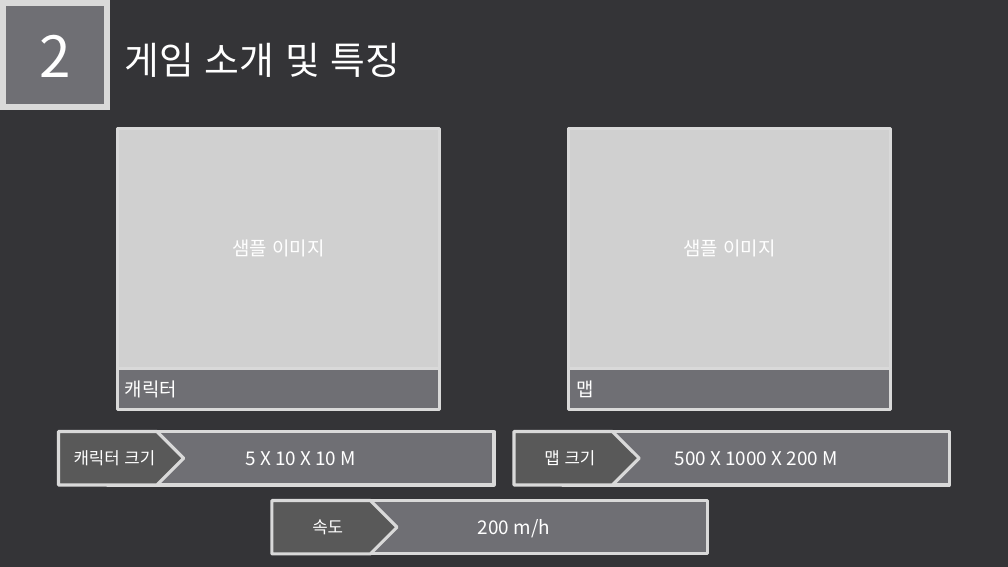
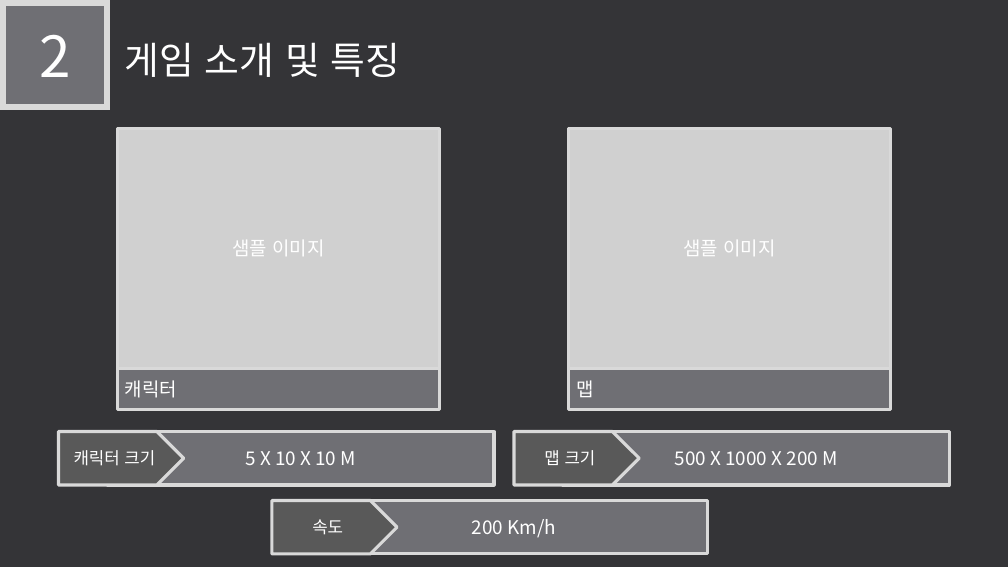
Before and after one commit to LEGO0937/Our_Project, a slide deck: slide 5 of 기획단계/졸작 제안서_α.pptx. Drawn at 1008x567 pixels with LibreOffice and Linux fonts; fonts in the diff are those of the drawing; grey boxes stand for pictures. Boxes give left, top, right and bottom in pixels: in the first picture for what was removed or moved away, otherwise in the second. Text is boxed around its words. In the diff, an @@ line names an element or a change of style, - is before the commit and + after.

```diff
--- a/기획단계/졸작 제안서_α.pptx
+++ b/기획단계/졸작 제안서_α.pptx
@@ text in rectangle at (472,519,557,538): text changed @@
-200 m/h
+200 Km/h
```
Also in this commit, not shown: 4 other slides changed, 1 slide removed.
